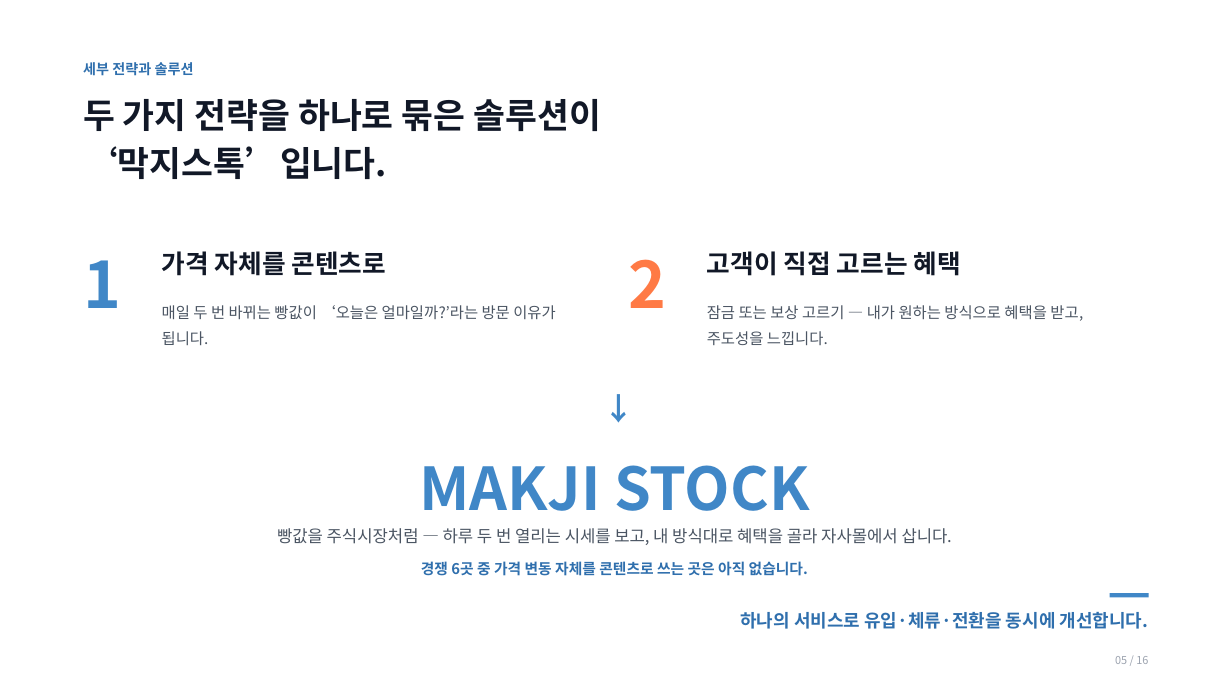
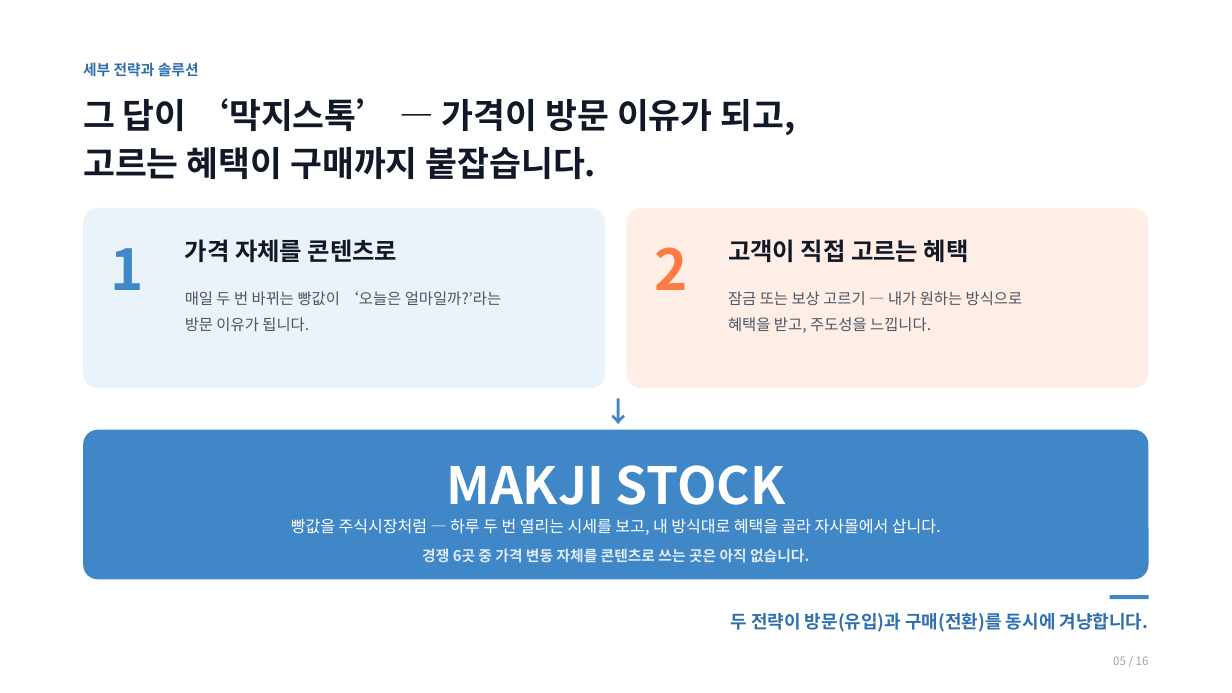
Before and after one commit to jennie-brain/makji-personal, a slide deck: slide 5 of docs/04_presentations/막지스톡_기업대표_서비스기획_발표v5.0.pptx. Drawn at 1232x693 pixels with LibreOffice and Linux fonts; fonts in the diff are those of the drawing. Boxes give left, top, right and bottom in pixels: in the first picture for what was removed or moved away, otherwise in the second. Text is boxed around its words. In the diff, an @@ line names an element or a change of style, - is before the commit and + after.

```diff
--- a/docs/04_presentations/막지스톡_기업대표_서비스기획_발표v5.0.pptx
+++ b/docs/04_presentations/막지스톡_기업대표_서비스기획_발표v5.0.pptx
@@ text "세부 전략과 솔루션" at (x1=83, y1=62, x2=199, y2=77): size 11 to 11.5 pt @@
@@ text at (x1=83, y1=98, x2=796, y2=179): text changed @@
-두 가지 전략을 하나로 묶은 솔루션이
-‘막지스톡’입니다.
+그 답이 ‘막지스톡’ — 가격이 방문 이유가 되고,
+고르는 혜택이 구매까지 붙잡습니다.
@@ rounded rectangle added at (x1=83, y1=208, x2=605, y2=388), fill #EAF2FA @@
@@ rounded rectangle added at (x1=627, y1=208, x2=1149, y2=388), fill #FFEEE6 @@
@@ text "1" at (x1=111, y1=248, x2=144, y2=290): size 50 to 44 pt @@
@@ text "1" moved from (x1=83, y1=260, x2=121, y2=308) to (x1=111, y1=248, x2=144, y2=290) @@
@@ text "가격 자체를 콘텐츠로" at (x1=185, y1=239, x2=398, y2=262): size 20 to 19 pt @@
@@ text "가격 자체를 콘텐츠로" moved from (x1=162, y1=251, x2=387, y2=276) to (x1=185, y1=239, x2=398, y2=262) @@
@@ text "2" moved from (x1=628, y1=259, x2=666, y2=308) to (x1=654, y1=247, x2=687, y2=290) @@
@@ text "2" at (x1=654, y1=247, x2=687, y2=290): size 50 to 44 pt @@
@@ text "고객이 직접 고르는 혜택" moved from (x1=707, y1=251, x2=961, y2=276) to (x1=728, y1=239, x2=969, y2=263) @@
@@ text "고객이 직접 고르는 혜택" at (x1=728, y1=239, x2=969, y2=263): size 20 to 19 pt @@
@@ text at (x1=185, y1=291, x2=501, y2=331): text changed @@
-매일 두 번 바뀌는 빵값이 ‘오늘은 얼마일까?’라는 방문 이유가 됩니다.
+매일 두 번 바뀌는 빵값이 ‘오늘은 얼마일까?’라는
+방문 이유가 됩니다.
@@ text at (x1=728, y1=291, x2=1023, y2=333): text changed @@
-잠금 또는 보상 고르기 — 내가 원하는 방식으로 혜택을 받고, 주도성을 느낍니다.
+잠금 또는 보상 고르기 — 내가 원하는 방식으로
+혜택을 받고, 주도성을 느낍니다.
@@ text "↓" at (x1=592, y1=388, x2=647, y2=425): size 24 to 22 pt @@
@@ text "MAKJI STOCK" at (x1=446, y1=465, x2=786, y2=505): size 46 to 40 pt, text colour #4087C7 to #FFFFFF; vertical alignment top to middle @@
@@ rounded rectangle added at (x1=83, y1=430, x2=1149, y2=579), fill #4087C7 @@
@@ text "빵값을 주식시장처럼 — 하루 두 ..." moved from (x1=277, y1=528, x2=952, y2=545) to (x1=291, y1=518, x2=941, y2=535) @@
@@ text "빵값을 주식시장처럼 — 하루 두 ..." at (x1=291, y1=518, x2=941, y2=535): size 13 to 12.5 pt, text colour #4B5563 to #FFFFFF @@
@@ text "경쟁 6곳 중 가격 변동 ..." moved from (x1=421, y1=561, x2=808, y2=576) to (x1=422, y1=548, x2=809, y2=563) @@
@@ text "경쟁 6곳 중 가격 변동 ..." at (x1=422, y1=548, x2=809, y2=563): text colour #2F6FAD to #DCEAF7 @@
@@ text at (x1=730, y1=613, x2=1149, y2=632): text changed @@
-하나의 서비스로 유입·체류·전환을 동시에 개선합니다.
+두 전략이 방문(유입)과 구매(전환)를 동시에 겨냥합니다.
@@ text "05 / 16" at (x1=1113, y1=656, x2=1149, y2=665): size 8.5 to 9 pt @@
```
Also in this commit, not shown: 13 other slides changed, 2 other files.
